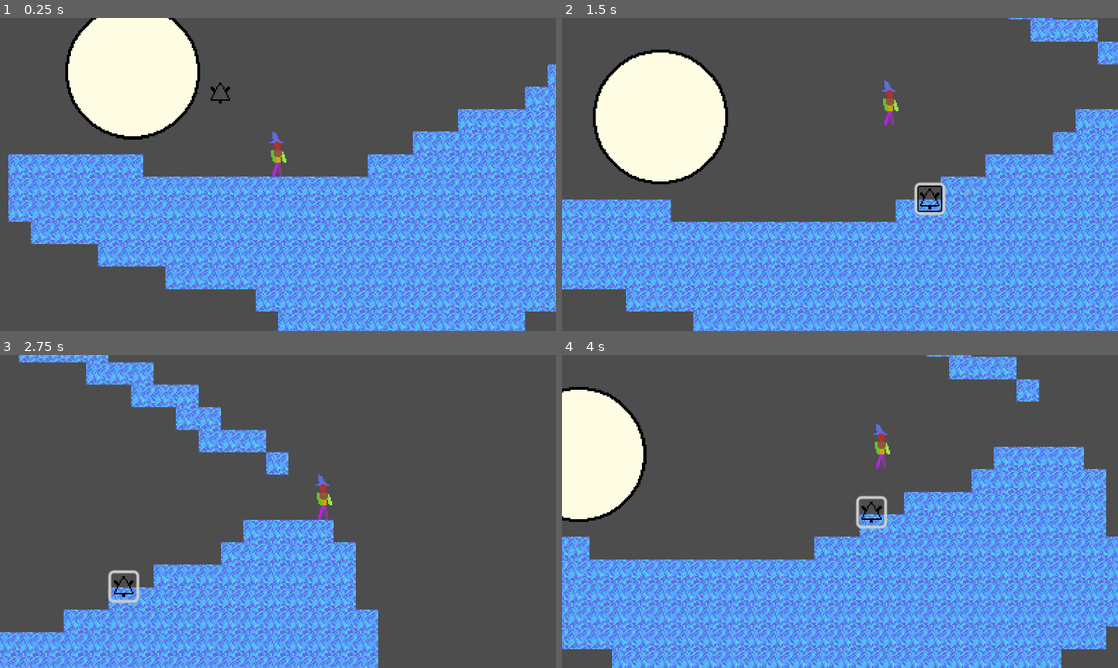
Above: before the commit, frames 1-4 (two rows, left to right).
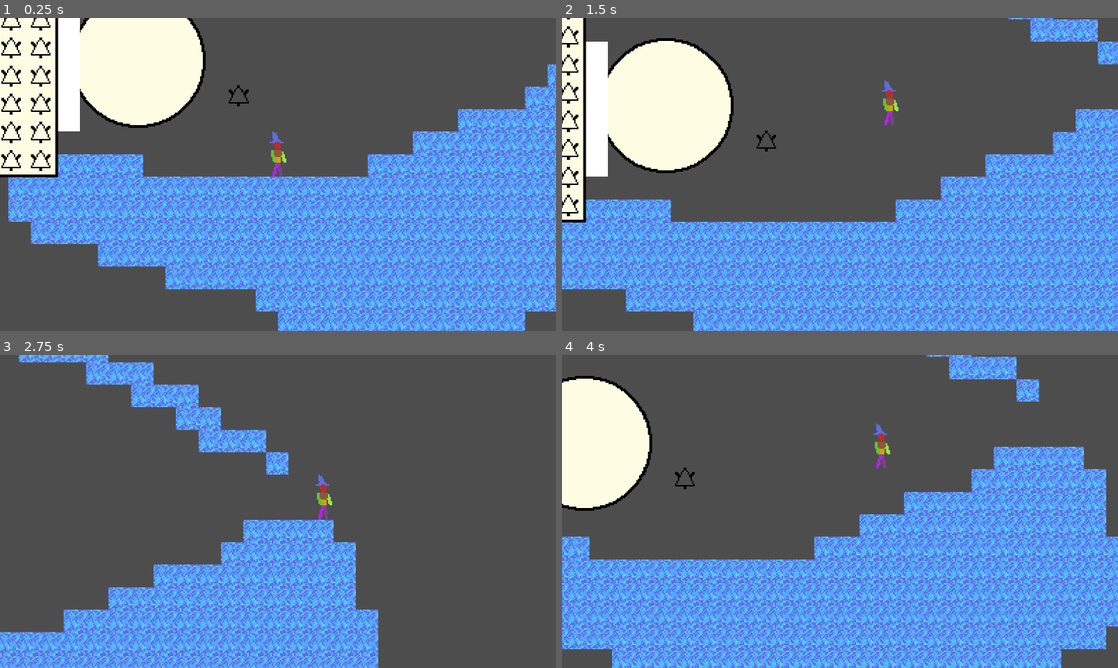
Above: after the commit, the same moments.

Repository: Scratchers7/WizGame
Game: Godot game, scene res://Scenes/game.tscn
Two runs of this game, one before a commit and one after it. Both use one fixed random seed, a clock stepped at 60 frames per second and the inputs below.
Inputs (mouse positions are in pixels of both pictures, inside the frame that each line leads up to):
- Up to frame 1 (0.25 s): no input
- Up to frame 2 (1.5 s): click (784, 89) at 0.52 s; tap Enter (ui_accept) at 1.25 s; move the mouse to (962, 158) at 1.27 s; hold Right (ui_right) from 1.28 s (still down)
- Up to frame 3 (2.75 s): keep holding Right (ui_right); tap Enter (ui_accept) at 1.52, 2.27 s; move the mouse to (166, 527) at 2.02 s
- Up to frame 4 (4 s): move the mouse to (895, 442) at 2.77 s; release Right (ui_right) at 2.78 s; hold Left (ui_left) 2.78-3.53 s; move the mouse to (812, 574) at 3.52 s; hold Right (ui_right) from 3.53 s (still down); tap Enter (ui_accept) at 3.77 s

The runs differ from the first frame. In frame 1, 8.3% of the frame differs, in the area x 0-45%, y 0-51%; in frame 2, 7.2%; in frame 3, 0.3%; in frame 4, 2.0%.

Commit message:
Added some more stuff

Diff:
--- /dev/null
+++ b/Despawn.gd
@@ -0,0 +1,35 @@
+extends Area2D
+class_name Despawn
+
+@export var sigil: Node2D = null
+var draggable = preload("res://Scenes/draggable.tscn")
+
+func _ready() -> void:
+	spawn_new_sigil()
+
+func spawn_new_sigil() -> void:
+	print("Spawning a new Sigil")
+	sigil = draggable.instantiate()
+
+	# Instead of add_child(sigil), use this:
+	get_tree().current_scene.add_child.call_deferred(sigil)
+
+	# Since add_child is deferred, we also need to defer the position setting
+	# to make sure the node actually exists in the tree before we move it.
+	sigil.set_deferred("global_position", self.global_position)
+	print("Spawned a new Sigil")
+
+func _on_area_entered(area: Area2D) -> void:
+	if sigil == null:
+		return  # Still spawning, ignore
+	var parent = area.get_parent()
+	if parent != sigil:
+		parent.queue_free()
+
+func _on_area_exited(area: Area2D) -> void:
+	# Once the current sigil leaves the "nest", spawn a replacement
+	if area.get_parent() == sigil:
+		# We no longer track the one that left
+		sigil = null
+		# Wait a tiny bit or call immediately to put a new one in the shop
+		spawn_new_sigil()
--- a/Scenes/draggable.tscn
+++ b/Scenes/draggable.tscn
@@ -44,7 +44,8 @@
 hframes = 3
 vframes = 3
 
-[node name="Area2D" type="Area2D" parent="." unique_id=1665382277]
+[node name="Area2D" type="Area2D" parent="." unique_id=1665382277 groups=["draggables"]]
+z_index = 1
 collision_layer = 4
 collision_mask = 2
 
@@ -53,3 +54,4 @@
 
 [connection signal="button_down" from="Button" to="." method="_on_button_button_down"]
 [connection signal="button_up" from="Button" to="." method="_on_button_button_up"]
+[connection signal="area_exited" from="Area2D" to="." method="_on_area_2d_area_exited"]
--- /dev/null
+++ b/Scenes/draggable_spawner.tscn
@@ -0,0 +1,16 @@
+[gd_scene format=3 uid="uid://chs1kdi8iv88u"]
+
+[ext_resource type="Script" uid="uid://l6wovd7mb3sn" path="res://Despawn.gd" id="1_nkove"]
+
+[sub_resource type="CircleShape2D" id="CircleShape2D_oe56t"]
+
+[node name="DraggableSpawner" type="Node2D" unique_id=204731691]
+
+[node name="Area2D" type="Area2D" parent="." unique_id=220536099]
+script = ExtResource("1_nkove")
+
+[node name="CollisionShape2D" type="CollisionShape2D" parent="Area2D" unique_id=479114444]
+shape = SubResource("CircleShape2D_oe56t")
+
+[connection signal="area_entered" from="Area2D" to="Area2D" method="_on_area_entered"]
+[connection signal="area_exited" from="Area2D" to="Area2D" method="_on_area_exited"]
--- a/Scenes/game.tscn
+++ b/Scenes/game.tscn
@@ -29,7 +29,7 @@
 layer_0/tile_data = PackedInt32Array(65528, 0, 0, 65529, 0, 0, 65530, 0, 0, 65531, 0, 0, 65532, 0, 0, 65533, 0, 0, 6553 …(3391 unchanged characters)…
 
 [node name="Draggable" parent="." unique_id=2086833474 instance=ExtResource("3_wrm1d")]
-position = Vector2(-41, -60)
+position = Vector2(-28, -58)
 
 [node name="SpellMenu" parent="." unique_id=208818478 instance=ExtResource("4_3dryh")]
-position = Vector2(-104, -74)
+position = Vector2(-100, -82)
--- /dev/null
+++ b/Scenes/spell_menu.gdshader
@@ -0,0 +1,14 @@
+shader_type canvas_item;
+uniform sampler2D mask_texture;
+
+void fragment() {
+    // Sample the color of the current pixel of the main object
+    vec4 color = texture(TEXTURE, UV);
+    // Sample the color/alpha from the mask texture at the same UV
+    vec4 mask_color = texture(mask_texture, SCREEN_UV); // Use SCREEN_UV for screen-space effects
+
+    // Multiply the main color's alpha by the mask's alpha to apply the mask
+    color.a *= mask_color.a;
+
+    COLOR = color;
+}
--- a/Scenes/spell_menu.tscn
+++ b/Scenes/spell_menu.tscn
@@ -2,10 +2,18 @@
 
 [ext_resource type="Texture2D" uid="uid://eimw7pvktevy" path="res://Assets/SpellCircle.png" id="1_ntrn6"]
 [ext_resource type="PackedScene" uid="uid://dmg4k0nsokrsn" path="res://Scenes/snap_place.tscn" id="2_870tk"]
+[ext_resource type="Texture2D" uid="uid://dr72b0j4mikwd" path="res://Assets/Signe&Sigil_Selection.png" id="3_15sst"]
+[ext_resource type="Shader" uid="uid://dfsuw83d0x5rm" path="res://Scenes/spell_menu.gdshader" id="3_ls74s"]
+[ext_resource type="Texture2D" uid="uid://c0s7vv5tavx60" path="res://Assets/SpellSheetMask.png" id="4_5m44h"]
+[ext_resource type="PackedScene" uid="uid://chs1kdi8iv88u" path="res://Scenes/draggable_spawner.tscn" id="6_eui55"]
+
+[sub_resource type="ShaderMaterial" id="ShaderMaterial_eui55"]
+shader = ExtResource("3_ls74s")
 
 [node name="SpellMenu" type="Node2D" unique_id=208818478]
 
 [node name="Sprite2D" type="Sprite2D" parent="." unique_id=1071898027]
+material = SubResource("ShaderMaterial_eui55")
 texture = ExtResource("1_ntrn6")
 offset = Vector2(0.5, -0.5)
 
@@ -28,3 +36,83 @@
 
 [node name="SnapPlace7" parent="." unique_id=1907815493 instance=ExtResource("2_870tk")]
 position = Vector2(0, 29)
+
+[node name="Sprite2D3" type="Sprite2D" parent="." unique_id=475807418]
+position = Vector2(-89, 2)
+texture = ExtResource("4_5m44h")
+
+[node name="Sprite2D2" type="Sprite2D" parent="Sprite2D3" unique_id=447273478]
+position = Vector2(-1, -2)
+texture = ExtResource("3_15sst")
+
+[node name="DraggableSpawner" parent="." unique_id=204731691 instance=ExtResource("6_eui55")]
+position = Vector2(-111, -70)
+
+[node name="DraggableSpawner2" parent="." unique_id=1938419103 instance=ExtResource("6_eui55")]
+position = Vector2(-90, -70)
+
+[node name="DraggableSpawner3" parent="." unique_id=742349157 instance=ExtResource("6_eui55")]
+position = Vector2(-69, -70)
+
+[node name="DraggableSpawner4" parent="." unique_id=815224878 instance=ExtResource("6_eui55")]
+position = Vector2(-111, -50)
+
+[node name="DraggableSpawner5" parent="." unique_id=1574273418 instance=ExtResource("6_eui55")]
+position = Vector2(-90, -50)
+
+[node name="DraggableSpawner6" parent="." unique_id=2108520569 instance=ExtResource("6_eui55")]
+position = Vector2(-69, -50)
+
+[node name="DraggableSpawner7" parent="." unique_id=1684783312 instance=ExtResource("6_eui55")]
+position = Vector2(-111, -30)
+
+[node name="DraggableSpawner8" parent="." unique_id=1998302984 instance=ExtResource("6_eui55")]
+position = Vector2(-90, -30)
+
+[node name="DraggableSpawner9" parent="." unique_id=1146871053 instance=ExtResource("6_eui55")]
+position = Vector2(-69, -30)
+
+[node name="DraggableSpawner10" parent="." unique_id=217908921 instance=ExtResource("6_eui55")]
+position = Vector2(-111, -10)
+
+[node name="DraggableSpawner11" parent="." unique_id=2039512167 instance=ExtResource("6_eui55")]
+position = Vector2(-90, -10)
+
+[node name="DraggableSpawner12" parent="." unique_id=2104168813 instance=ExtResource("6_eui55")]
+position = Vector2(-69, -10)
+
+[node name="DraggableSpawner13" parent="." unique_id=1686172497 instance=ExtResource("6_eui55")]
+position = Vector2(-111, 10)
+
+[node name="DraggableSpawner14" parent="." unique_id=1774812043 instance=ExtResource("6_eui55")]
+position = Vector2(-90, 10)
+
+[node name="DraggableSpawner15" parent="." unique_id=1351615514 instance=ExtResource("6_eui55")]
+position = Vector2(-69, 10)
+
+[node name="DraggableSpawner16" parent="." unique_id=350187098 instance=ExtResource("6_eui55")]
+position = Vector2(-111, 30)
+
+[node name="DraggableSpawner17" parent="." unique_id=363599277 instance=ExtResource("6_eui55")]
+position = Vector2(-90, 30)
+
+[node name="DraggableSpawner18" parent="." unique_id=116437154 instance=ExtResource("6_eui55")]
+position = Vector2(-69, 30)
+
+[node name="DraggableSpawner19" parent="." unique_id=1376978041 instance=ExtResource("6_eui55")]
+position = Vector2(-111, 50)
+
+[node name="DraggableSpawner20" parent="." unique_id=175565146 instance=ExtResource("6_eui55")]
+position = Vector2(-90, 50)
+
+[node name="DraggableSpawner21" parent="." unique_id=1076162508 instance=ExtResource("6_eui55")]
+position = Vector2(-69, 50)
+
+[node name="DraggableSpawner22" parent="." unique_id=156460936 instance=ExtResource("6_eui55")]
+position = Vector2(-111, 70)
+
+[node name="DraggableSpawner23" parent="." unique_id=92591993 instance=ExtResource("6_eui55")]
+position = Vector2(-90, 70)
+
+[node name="DraggableSpawner24" parent="." unique_id=977566737 instance=ExtResource("6_eui55")]
+position = Vector2(-69, 70)
--- /dev/null
+++ b/Scenes/sub_viewport.tscn
@@ -0,0 +1,8 @@
+[gd_scene format=3 uid="uid://hnmkgbl3tdgk"]
+
+[ext_resource type="Texture2D" uid="uid://tu5cj8xv7320" path="res://Assets/Signe&Sigil_SelectionMask.png" id="1_rdwol"]
+
+[node name="SubViewport" type="SubViewport" unique_id=1138526885]
+
+[node name="Sprite2D" type="Sprite2D" parent="." unique_id=1556024290]
+texture = ExtResource("1_rdwol")
--- a/Scripts/draggable.gd
+++ b/Scripts/draggable.gd
@@ -5,18 +5,25 @@
 
 @onready var interaction_area: Area2D = $Area2D
 
-
 func check_for_snap() -> void:
 	var areas = interaction_area.get_overlapping_areas()
 	for area in areas:
 		if area.is_in_group("sockets"):
 			global_position = area.global_position
+			if area.hasSigil == false:
+				area.hasSigil = true
+				area.sigil = self
+				area.get_node("Sprite2D").hide()
+			else:
+				area.sigil.queue_free()
+				area.sigil = self
+				area.get_node("Sprite2D").hide()
 			return # Snap to the first one we find and stop looking
 
 # Called every frame. 'delta' is the elapsed time since the previous frame.
 func _process(delta: float) -> void:
 	if dragging:
-		position = get_global_mouse_position() - of
+		global_position = get_global_mouse_position() - of
 	pass
 
 
--- a/Scripts/snap_place.gd
+++ b/Scripts/snap_place.gd
@@ -1,10 +1,8 @@
 extends Area2D
-
+class_name snapPlace
+@export var hasSigil: bool = false
+@export var sigil: Node2D = null
 @onready var Sprite_area: Sprite2D = $Sprite2D
-
-# Called when the node enters the scene tree for the first time.
-func _ready() -> void:
-	area_entered.connect(_on_area_entered)
 
 
 # Called every frame. 'delta' is the elapsed time since the previous frame.
@@ -18,4 +16,7 @@
 
 
 func _on_area_exited(area: Area2D) -> void:
+	if sigil != null and area == sigil.get_node("Area2D"):
+		sigil = null
+		hasSigil = false
 	Sprite_area.hide()
Binary file added: Assets/Signe&Sigil_Selection.aseprite
Binary file added: Assets/Signe&Sigil_Selection.png
Not shown, added: Assets/Signe&Sigil_Selection.png.import
Binary file added: Assets/Signe&Sigil_SelectionMask.png
Not shown, added: Assets/Signe&Sigil_SelectionMask.png.import
Binary file changed: Assets/SpellCircle.aseprite
Binary file added: Assets/SpellSheetMask.png
Not shown, added: Assets/SpellSheetMask.png.import
Not shown, added: Despawn.gd.uid
Not shown, added: Scenes/spell_menu.gdshader.uid
